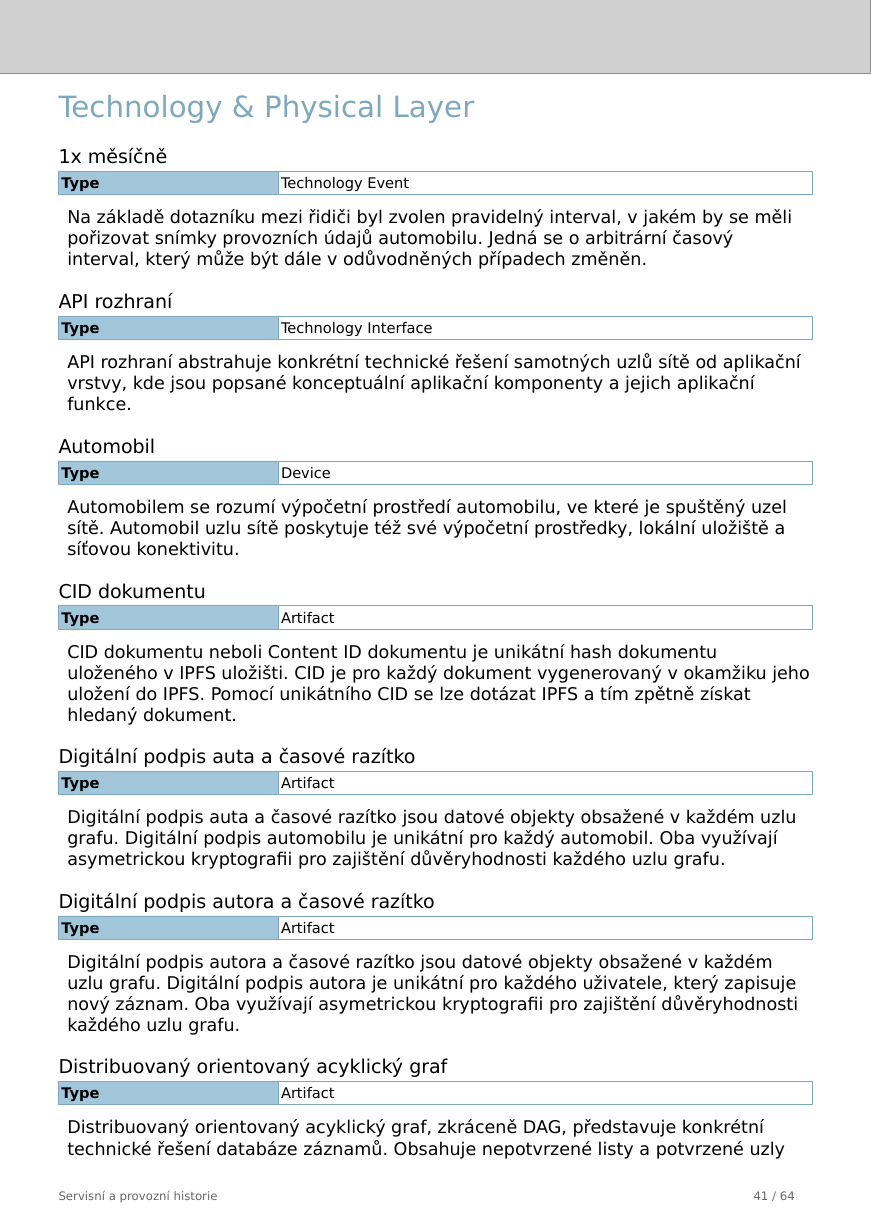
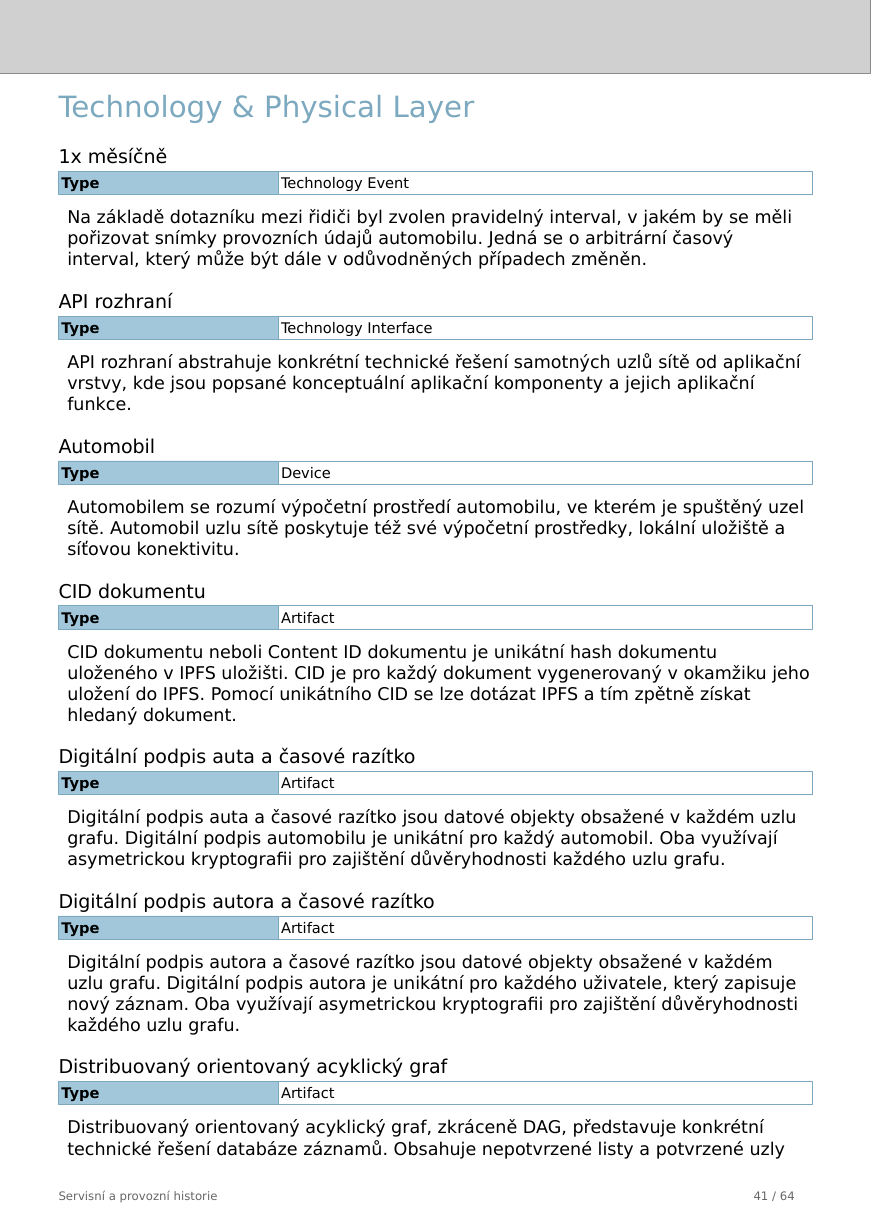
Before and after one commit to friedmannmartin/servisni_a_provozni_historie, a slide deck: slide 41 of report/jasper/servisni_a_provozni_historie.pptx. Drawn at 871x1232 pixels with LibreOffice and Linux fonts; fonts in the diff are those of the drawing; grey boxes stand for pictures. Boxes give left, top, right and bottom in pixels: in the first picture for what was removed or moved away, otherwise in the second. Text is boxed around its words. In the diff, an @@ line names an element or a change of style, - is before the commit and + after.

```diff
--- a/report/jasper/servisni_a_provozni_historie.pptx
+++ b/report/jasper/servisni_a_provozni_historie.pptx
@@ text at (67, 499, 804, 556): text changed @@
-Automobilem se rozumí výpočetní prostředí automobilu, ve které je spuštěný uzel sítě. Automobil uzlu sítě poskytuje též své výpočetní prostředky, lokální uložiště a síťovou konektivitu.
+Automobilem se rozumí výpočetní prostředí automobilu, ve kterém je spuštěný uzel sítě. Automobil uzlu sítě poskytuje též své výpočetní prostředky, lokální uložiště a síťovou konektivitu.
```
Also in this commit, not shown: 7 other slides changed, 24 other files.
